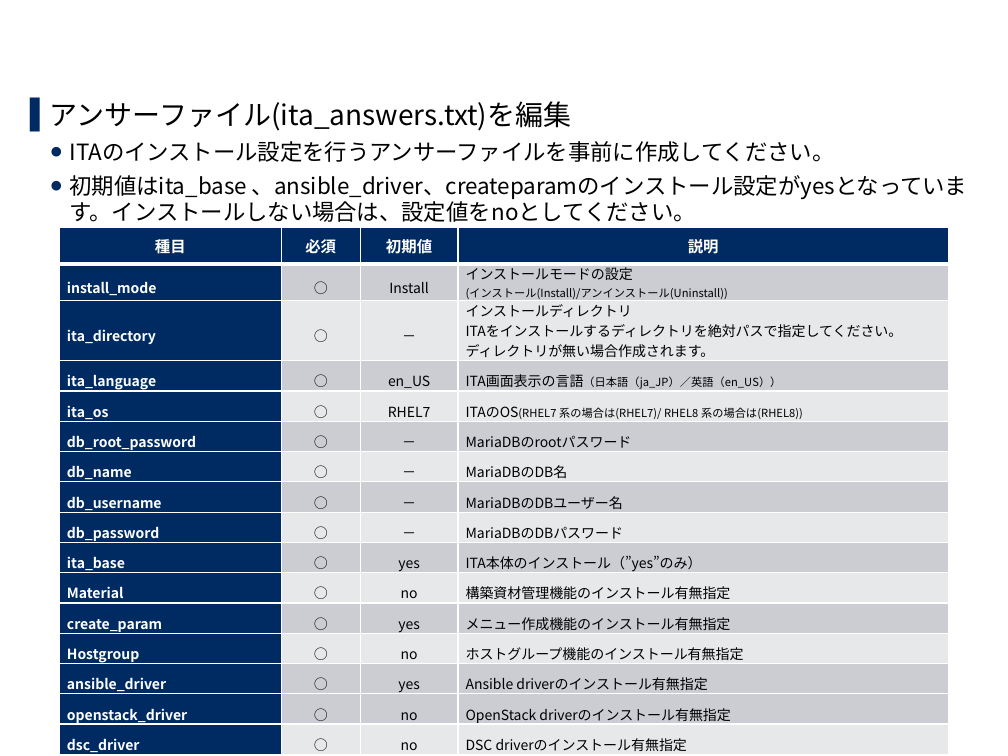
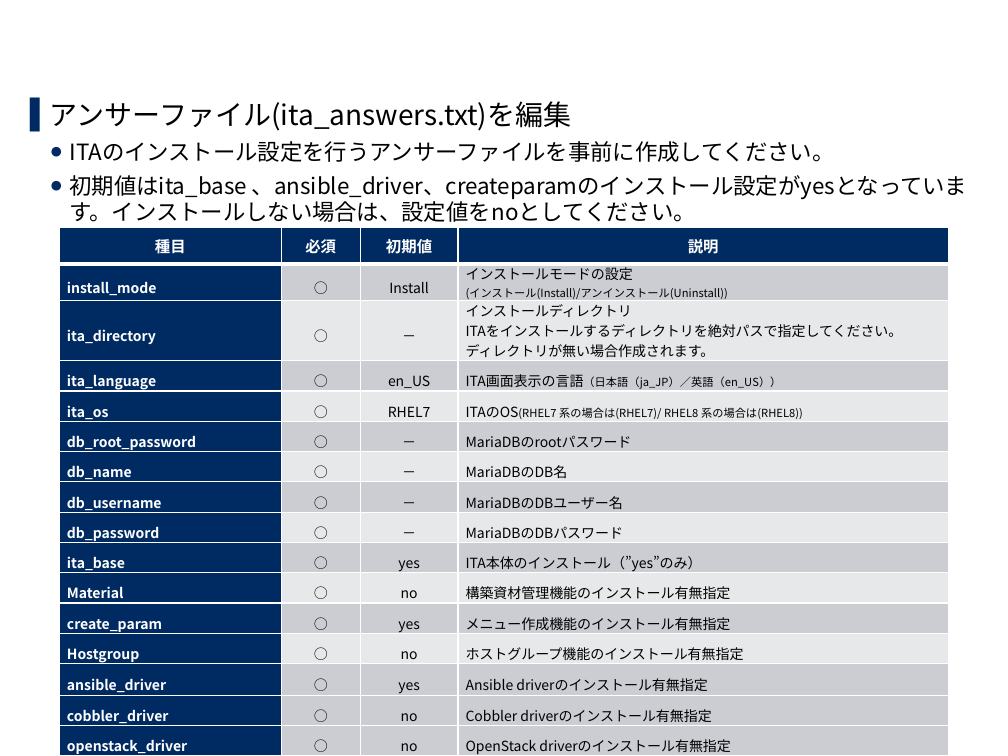
Before and after one commit to exastro-suite/it-automation-docs, a slide deck: slide 17 of asset/Learn_ja/ITA-offline-install_ja.pptx. Drawn at 1008x756 pixels with LibreOffice and Linux fonts; fonts in the diff are those of the drawing; background and template pictures are left out. Boxes give left, top, right and bottom in pixels: in the first picture for what was removed or moved away, otherwise in the second. Text is boxed around its words. In the diff, an @@ line names an element or a change of style, - is before the commit and + after.

Commit message:
2020/01/29 15:01:11

```diff
--- a/asset/Learn_ja/ITA-offline-install_ja.pptx
+++ b/asset/Learn_ja/ITA-offline-install_ja.pptx
@@ table at [59,227,949,756] @@
+row 15: cobbler_driver | ○ | no | Cobbler driverのインストール有無指定
```
